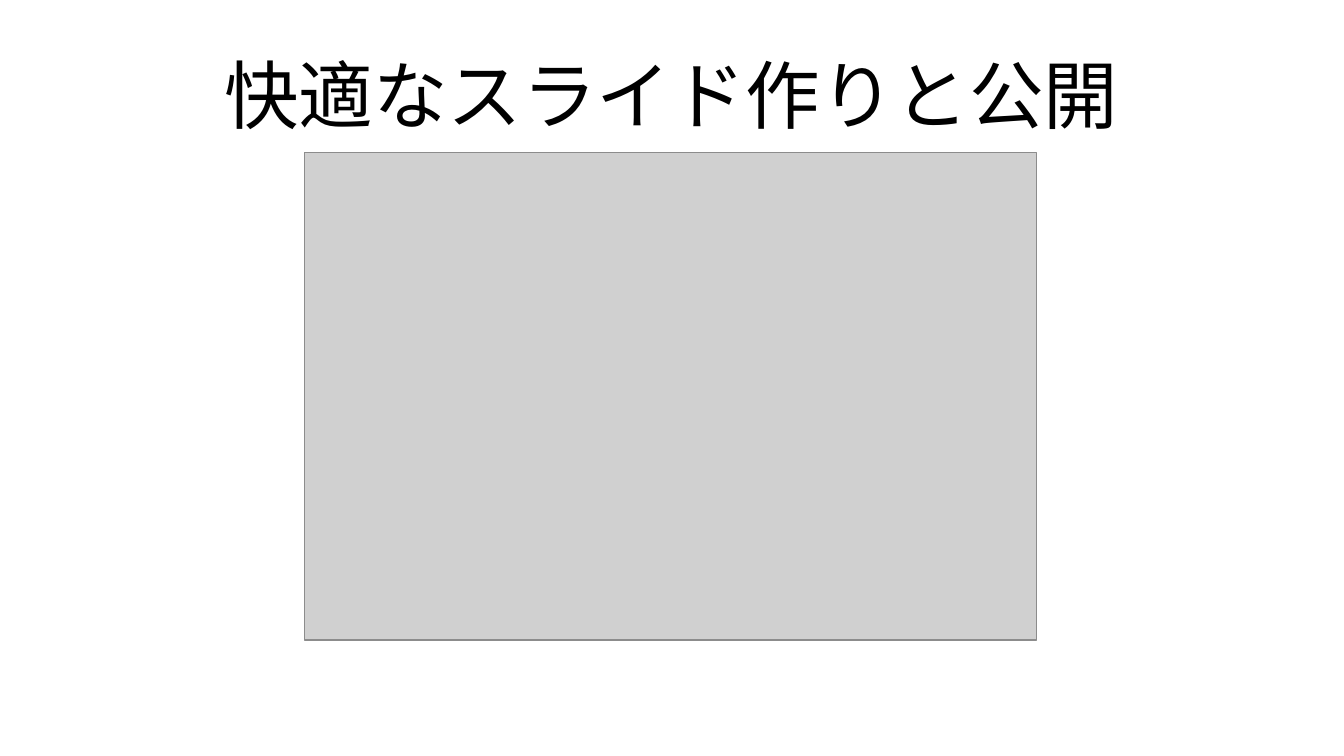
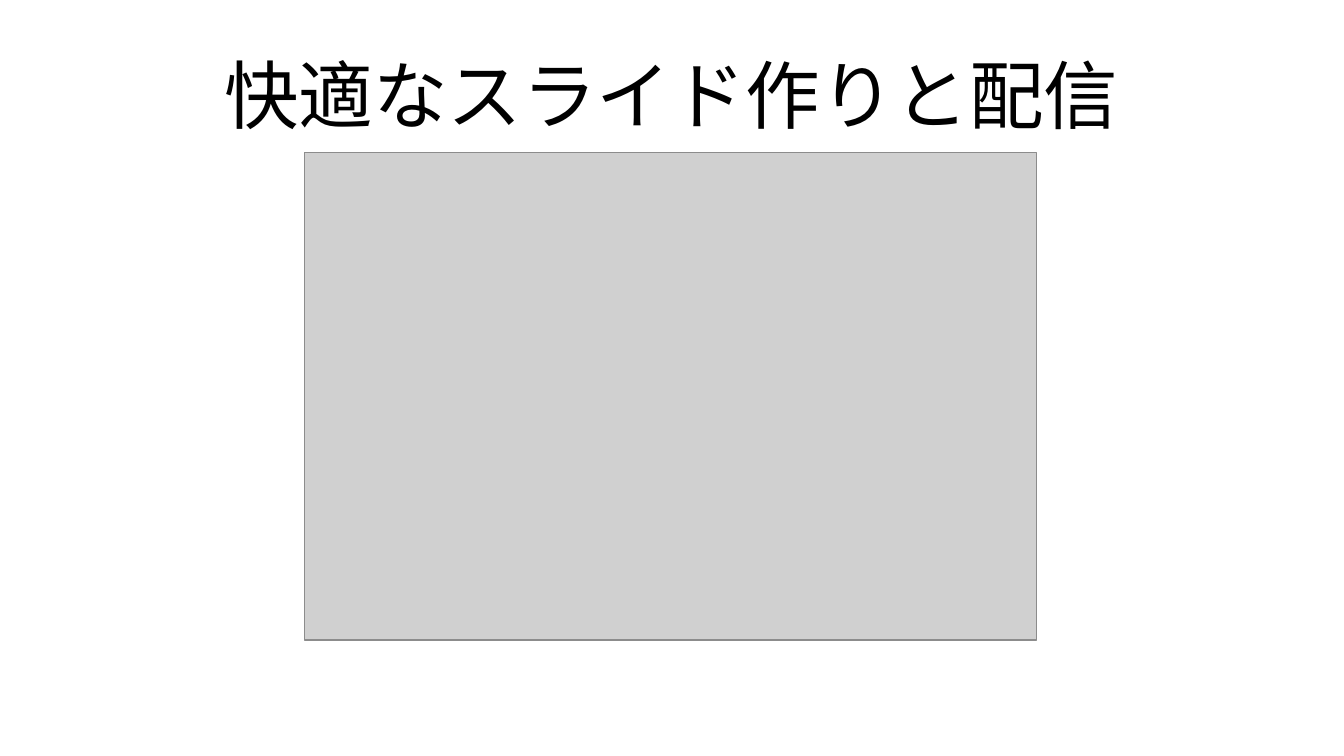
Before and after one commit to kijimaD/roam-ui, a slide deck: slide 1 of pages/pdfs/20250201_slide.odp. Drawn at 1344x756 pixels with LibreOffice and Linux fonts; fonts in the diff are those of the drawing; grey boxes stand for pictures. Boxes give left, top, right and bottom in pixels: in the first picture for what was removed or moved away, otherwise in the second. Text is boxed around its words. In the diff, an @@ line names an element or a change of style, - is before the commit and + after.

```diff
--- a/pages/pdfs/20250201_slide.odp
+++ b/pages/pdfs/20250201_slide.odp
@@ title at <box>224,60,1118,130</box>: text changed @@
-快適なスライド作りと公開
+快適なスライド作りと配信
```
Also in this commit, not shown: 2 other slides changed, 23 other files.
